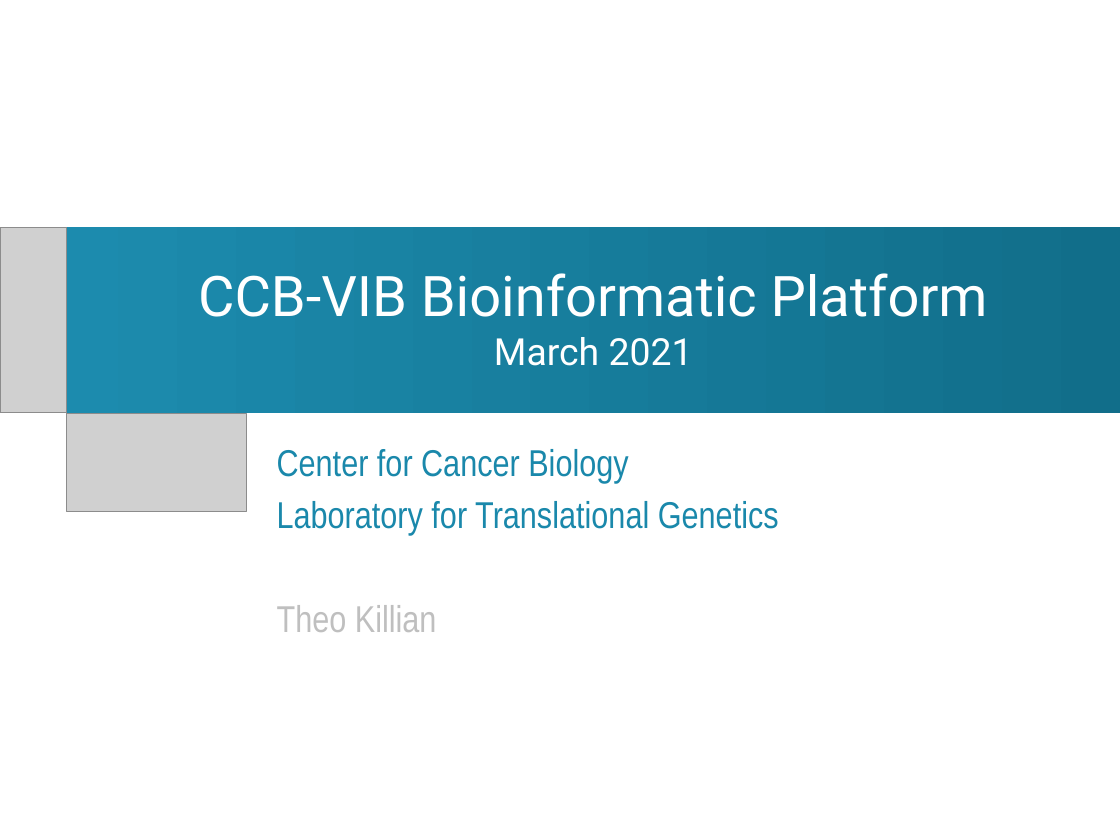
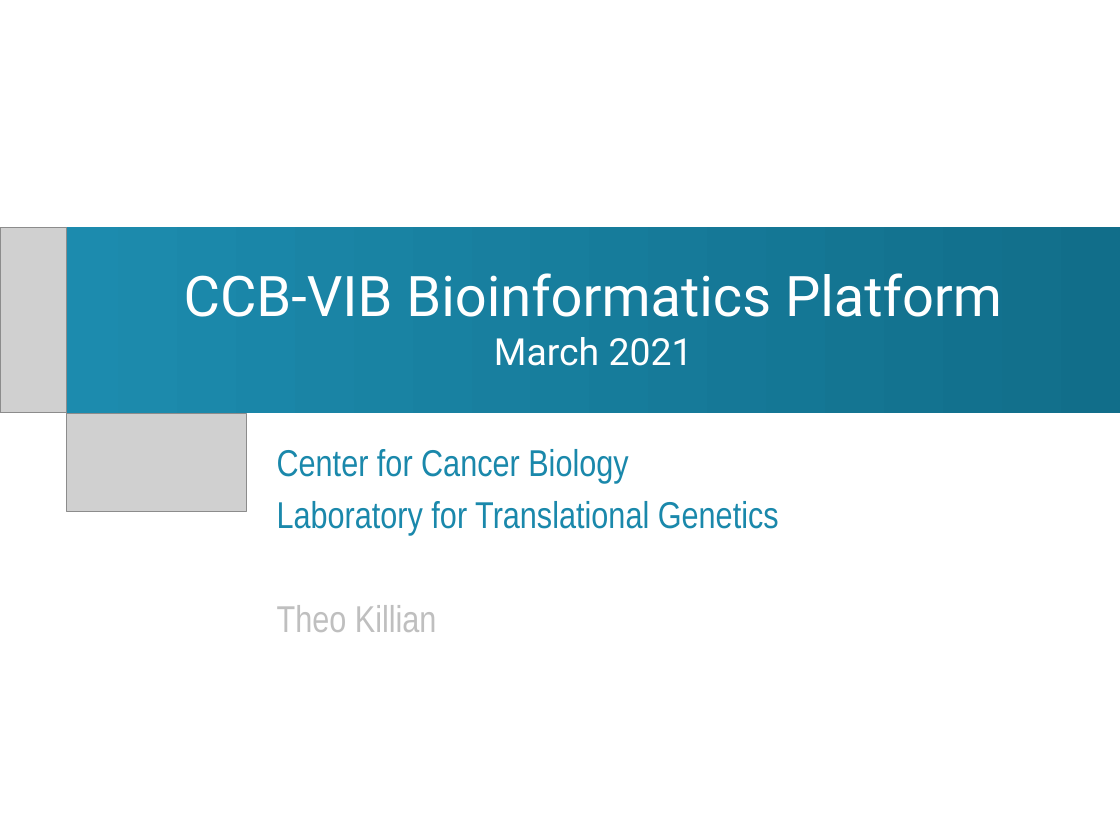
Before and after one commit to ccb-vib/ccb_project_management, a slide deck: slide 1 of group_leaders_presentation.pptx. Drawn at 1120x840 pixels with LibreOffice and Linux fonts; fonts in the diff are those of the drawing; grey boxes stand for pictures. Boxes give left, top, right and bottom in pixels: in the first picture for what was removed or moved away, otherwise in the second. Text is boxed around its words. In the diff, an @@ line names an element or a change of style, - is before the commit and + after.

Commit message:
22 march changes, fixed plots

```diff
--- a/group_leaders_presentation.pptx
+++ b/group_leaders_presentation.pptx
@@ title at box(184, 273, 1002, 366): text changed @@
-CCB-VIB Bioinformatic Platform
-March 2021
+CCB-VIB Bioinformatics Platform
+March 2021
```
Also in this commit, not shown: 5 other slides changed, 2 slides added, 3 other files.
